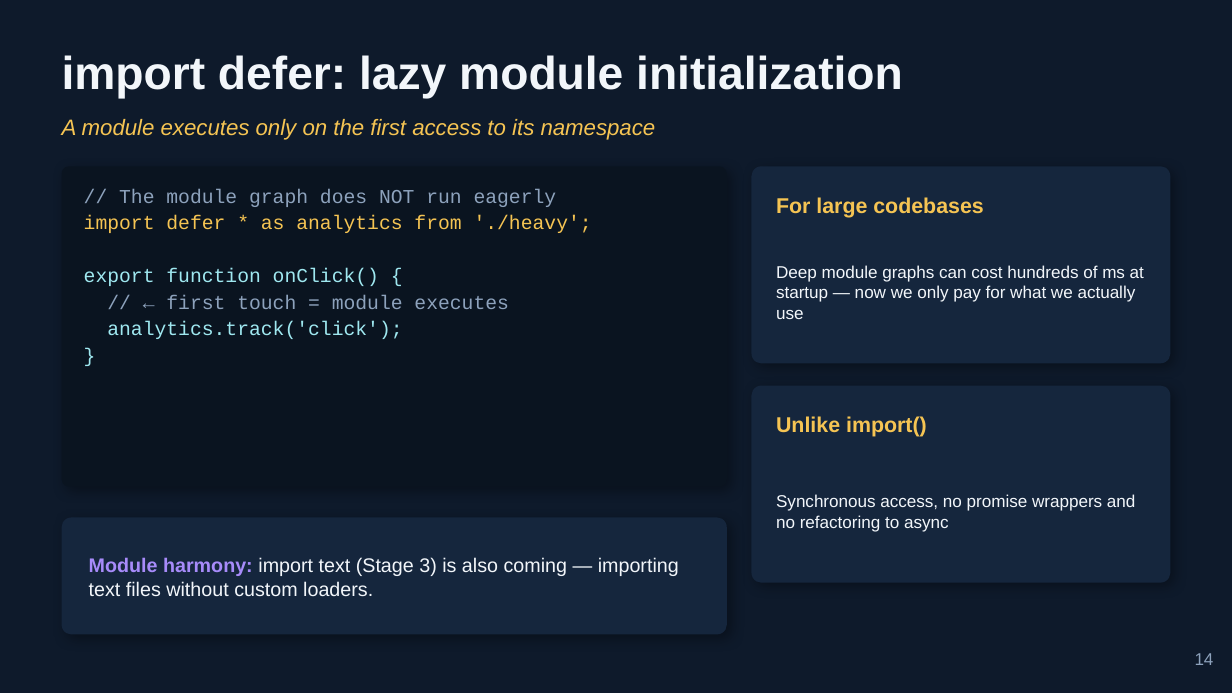
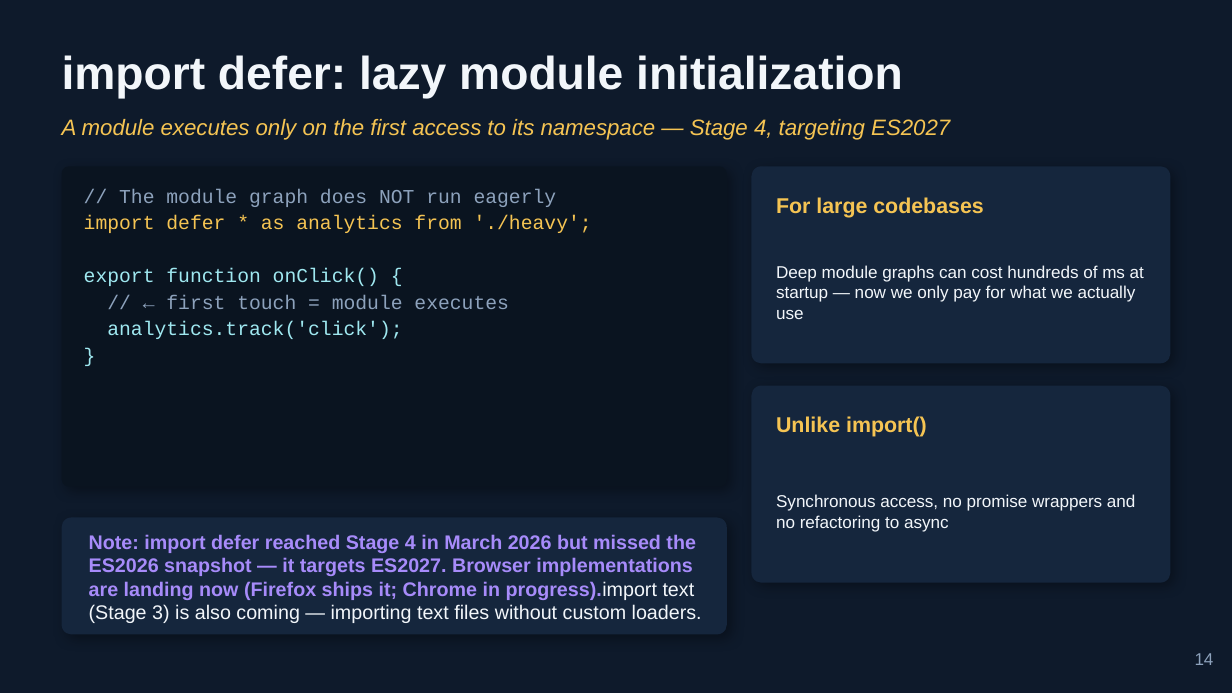
Before and after one commit to BrendonHit6/rd-performance-articles, a slide deck: slide 14 of presentations/modern Approaches in JS Development 2026.pptx. Drawn at 1232x693 pixels with LibreOffice and Linux fonts; fonts in the diff are those of the drawing. Boxes give left, top, right and bottom in pixels: in the first picture for what was removed or moved away, otherwise in the second. Text is boxed around its words. In the diff, an @@ line names an element or a change of style, - is before the commit and + after.

```diff
--- a/presentations/modern Approaches in JS Development 2026.pptx
+++ b/presentations/modern Approaches in JS Development 2026.pptx
@@ text at (x1=62, y1=119, x2=950, y2=140): text changed @@
-A module executes only on the first access to its namespace
+A module executes only on the first access to its namespace — Stage 4, targeting ES2027
@@ text at (x1=89, y1=534, x2=702, y2=623): text changed; text colour #F2F6FA to #A78BFA; bold on @@
-Module harmony: import text (Stage 3) is also coming — importing text files without custom loaders.
+Note: import defer reached Stage 4 in March 2026 but missed the ES2026 snapshot — it targets ES2027. Browser implementations are landing now (Firefox ships it; Chrome in progress).import text (Stage 3) is also coming — importing text files without custom loaders.
```
Also in this commit, not shown: 8 other slides changed, 8 other files.
